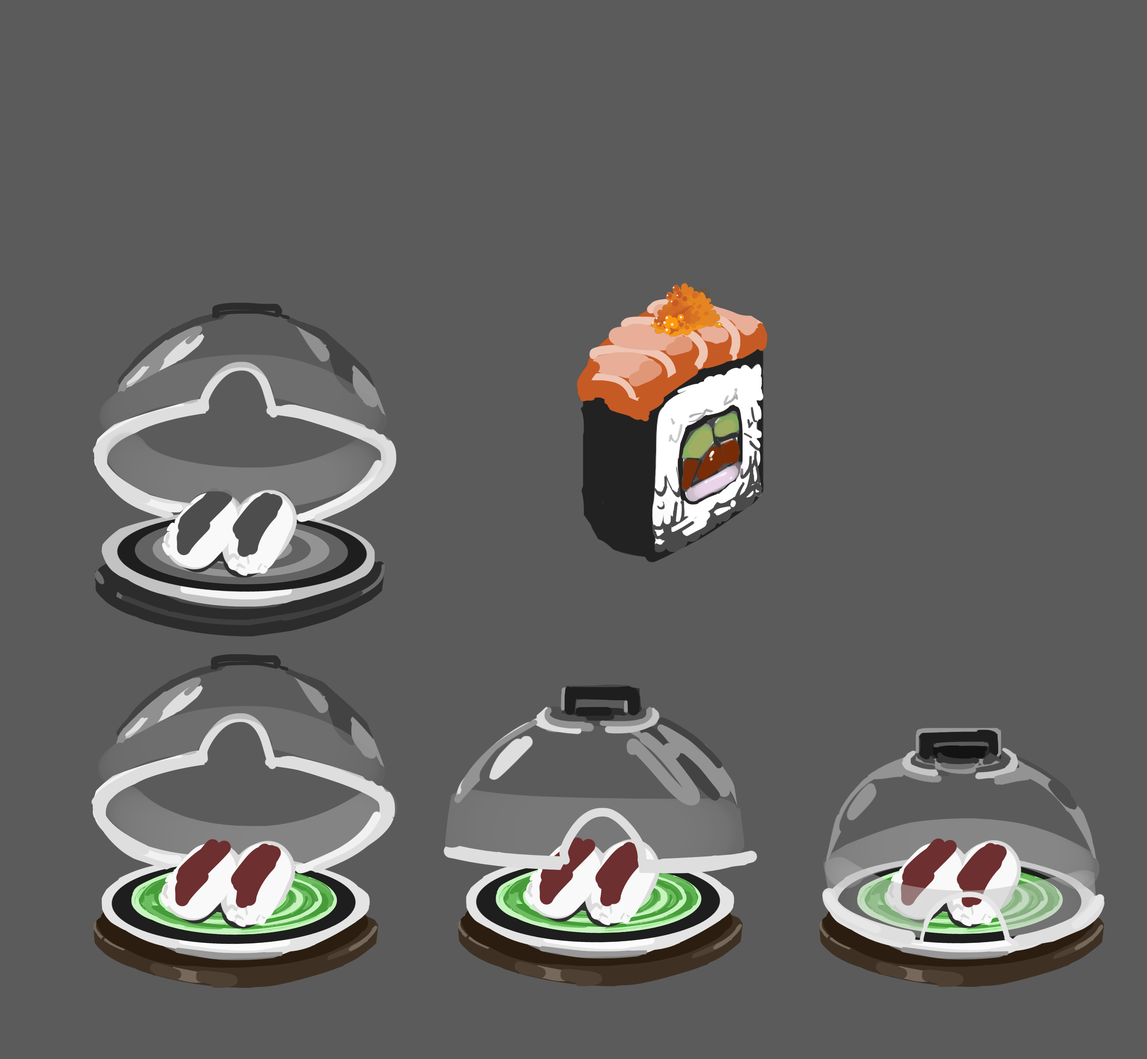
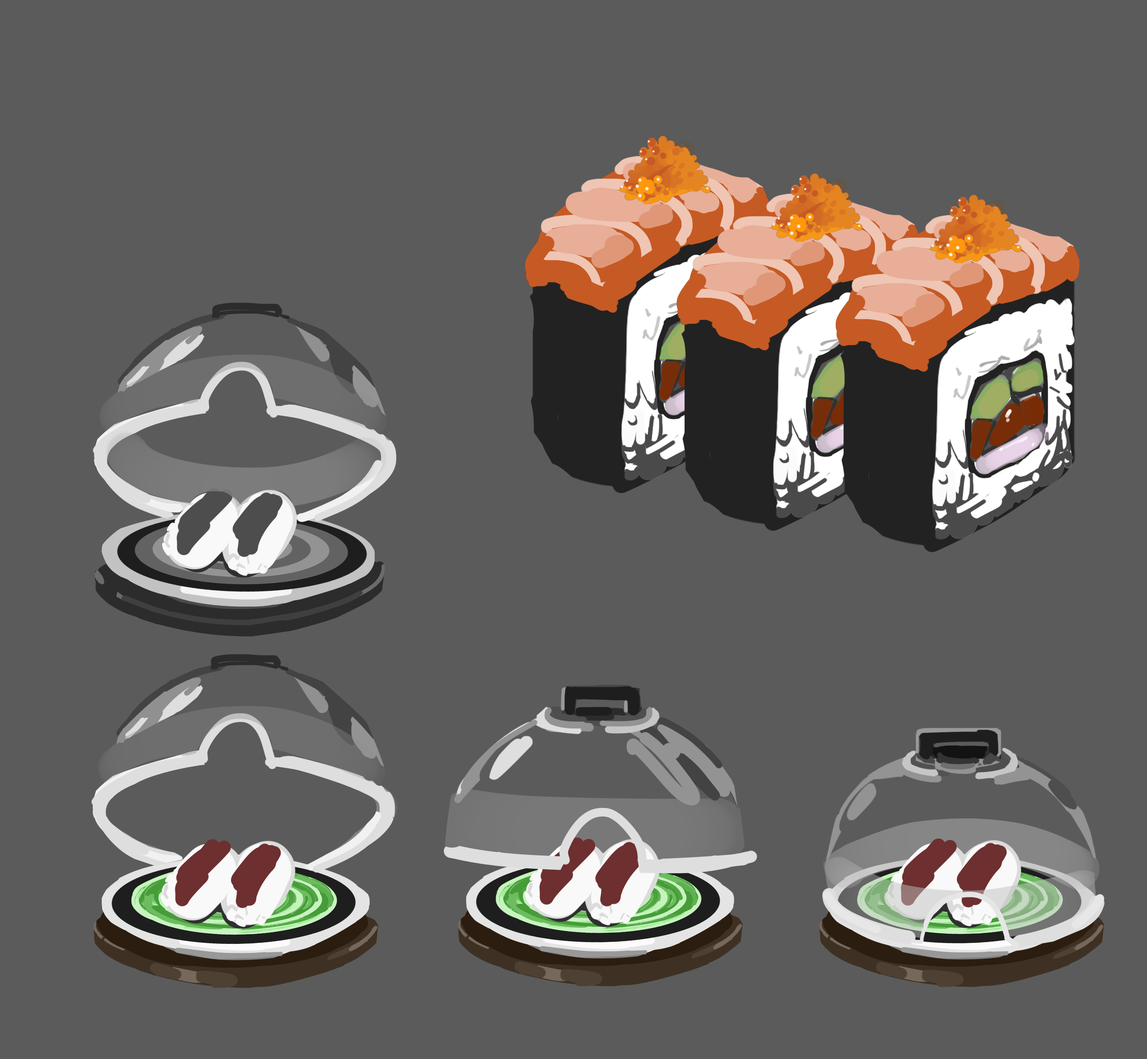
Comparing the layer stacks of the two 1147 × 1059 images. Changes:
removed layer "Layer 72" from group "Group 2" over [650, 282, 723, 338]
removed layer "Layer 71" from group "Group 2" over [576, 295, 768, 423]
removed layer "Layer 70" from group "Group 2" over [652, 363, 765, 553]
removed layer "Layer 69" from group "Group 2" over [580, 326, 765, 563]
painted on "Layer 68" over [524, 135, 1081, 553]
removed layer "top" (1st of 2, in "Group 2.3") from group "Group 2.3" over [105, 786, 377, 823]
moved "back" (1st of 3, in "Group 2.3") above "sushi", painted on it over [105, 786, 377, 875]
